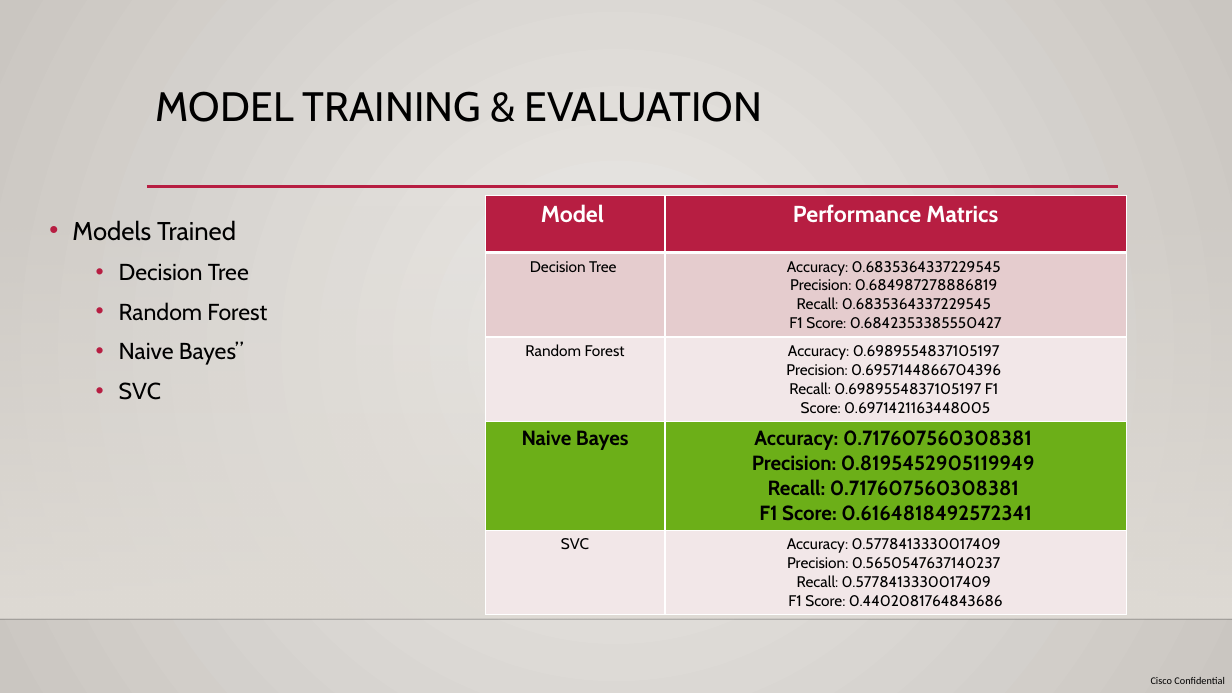
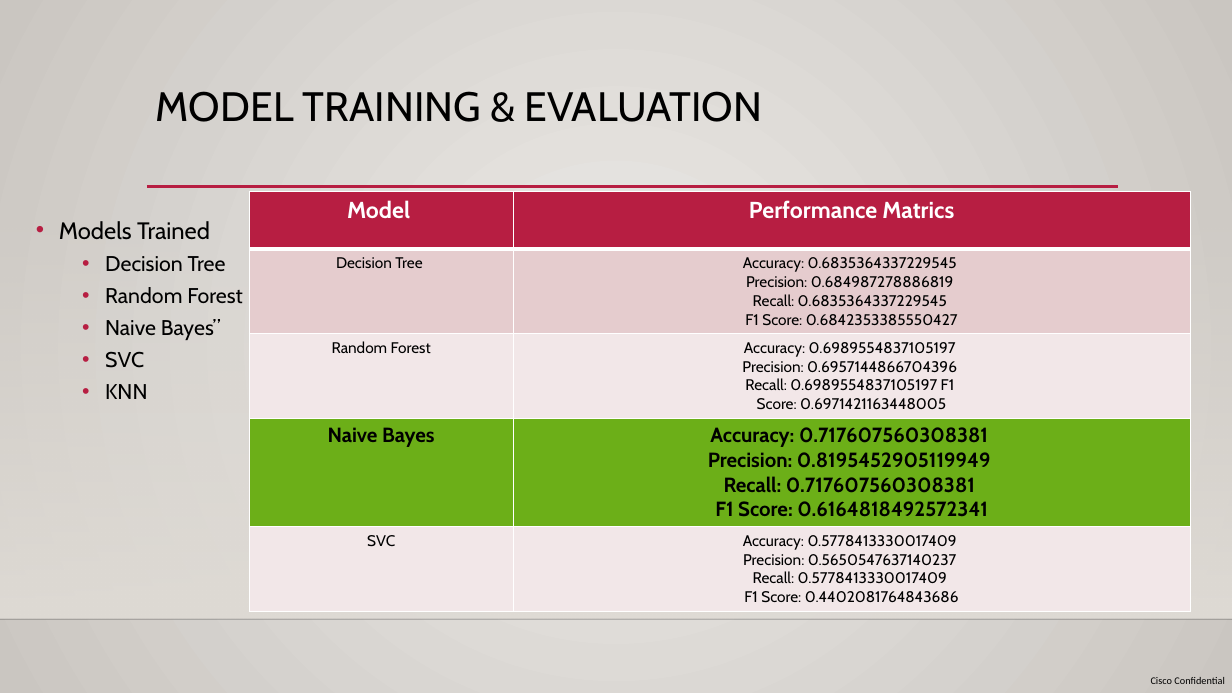
Before and after one commit to RAJESHVELAMALA/project2, a slide deck: slide 7 of Team 5 - Project 2 - Presentation.pptx (slide 6 before the commit). Drawn at 1232x693 pixels with LibreOffice and Linux fonts; fonts in the diff are those of the drawing; background and template pictures are left out. Boxes give left, top, right and bottom in pixels: in the first picture for what was removed or moved away, otherwise in the second. Text is boxed around its words. In the diff, an @@ line names an element or a change of style, - is before the commit and + after.

```diff
--- a/Team 5 - Project 2 - Presentation.pptx
+++ b/Team 5 - Project 2 - Presentation.pptx
@@ table resized from (x1=485, y1=196, x2=1127, y2=611) to (x1=250, y1=191, x2=1191, y2=607) @@
@@ text "Models Trained" moved from (x1=72, y1=220, x2=267, y2=400) to (x1=59, y1=221, x2=243, y2=399) @@
@@ text at (x1=59, y1=221, x2=243, y2=368): size 20 to 18.5 pt in "Models Trained"; size 18 to 16.6 pt in "Decision Tree", "Random Forest", "Naive Bayes”", "SVC"; line spacing 1.2 to 1 @@
@@ text at (x1=105, y1=384, x2=147, y2=399): paragraph added @@
+  • KNN
```
Also in this commit, not shown: 3 other slides changed, 2 slides added, 1 other file.
